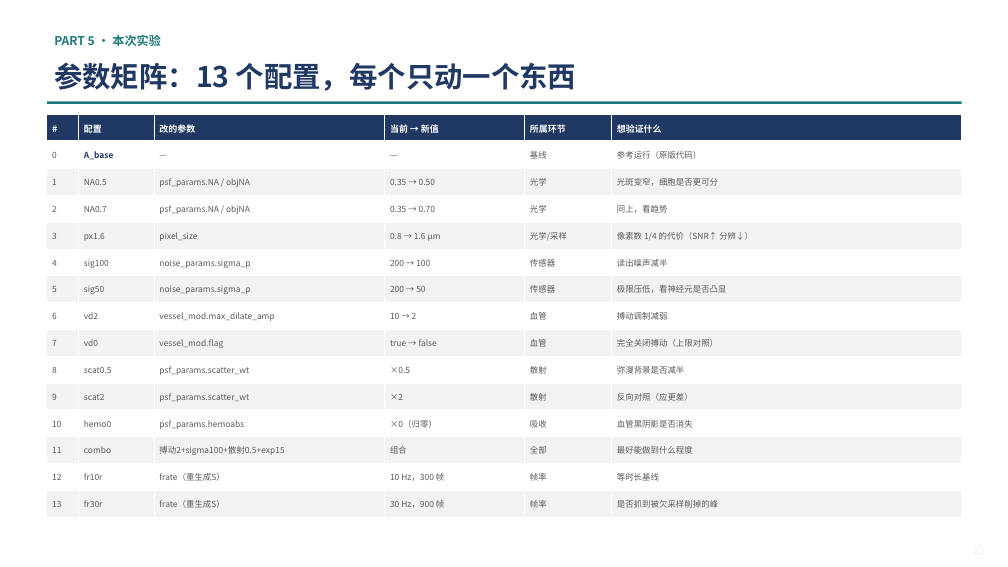
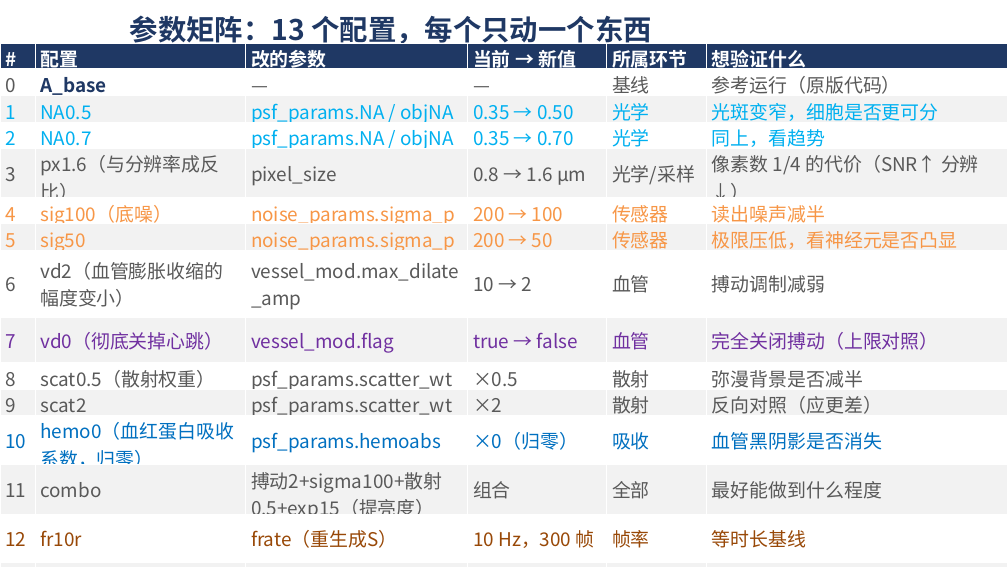
Before and after one commit to hyx0320/NAOMi1p, a slide deck: slide 9 of NAOMi1p_虚拟数据生成_深度复盘.pptx (slide 12 before the commit). Drawn at 1008x567 pixels with LibreOffice and Linux fonts; fonts in the diff are those of the drawing. Boxes give left, top, right and bottom in pixels: in the first picture for what was removed or moved away, otherwise in the second. Text is boxed around its words. In the diff, an @@ line names an element or a change of style, - is before the commit and + after.

```diff
--- a/NAOMi1p_虚拟数据生成_深度复盘.pptx
+++ b/NAOMi1p_虚拟数据生成_深度复盘.pptx
@@ text "参数矩阵：13 个配置，每个只动一个东西" rewrapped from bbox=[54, 62, 576, 91] to bbox=[130, 15, 651, 48] @@
@@ table at bbox=[0, 43, 1008, 567] @@
-row 5, column 2: px1.6
+row 5, column 2: px1.6（与分辨率成反比）
-row 6, column 2: sig100
+row 6, column 2: sig100（底噪）
-row 8, column 2: vd2
+row 8, column 2: vd2（血管膨胀收缩的幅度变小）
-row 9, column 2: vd0
+row 9, column 2: vd0（彻底关掉心跳）
-row 10, column 2: scat0.5
+row 10, column 2: scat0.5（散射权重）
-row 12, column 2: hemo0
+row 12, column 2: hemo0（血红蛋白吸收系数，归零）
-row 13, column 3: 搏动2+sigma100+散射0.5+exp15
+row 13, column 3: 搏动2+sigma100+散射0.5+exp15（提亮度）
@@ size 8.5 to 18 pt in "#", "配置", "改的参数", "当前 → 新值" and 2 more places @@
@@ size 8 to 18 pt in "0", "A_base", "—", "—" and 73 more places @@
@@ text colour #595959 to #00B0F0 in "1", "NA0.5", "psf_params.NA / objNA", "0.35 → 0.50" and 8 more places @@
@@ text colour #595959 to #F79646 in "4", "noise_params.sigma_p", "200 → 100", "传感器" and 7 more places @@
@@ text colour #595959 to #7030A0 in "7", "vessel_mod.flag", "true → false", "血管" and 1 more places @@
@@ text colour #595959 to #0070C0 in "10", "psf_params.hemoabs", "×0（归零）", "吸收" and 1 more places @@
@@ text colour #595959 to #984807 in "12", "fr10r", "frate（重生成S）", "10 Hz，300 帧" and 8 more places @@
@@ table: place and size @@
-table at bbox=[47, 115, 962, 518]
+table at bbox=[0, 43, 1008, 567]
@@ text removed at bbox=[54, 34, 160, 46] @@
-PART 5 · 本次实验
@@ rectangle removed at bbox=[47, 101, 962, 104] @@
```
Also in this commit, not shown: 13 other slides changed, 1 slide added, 4 slides removed.
